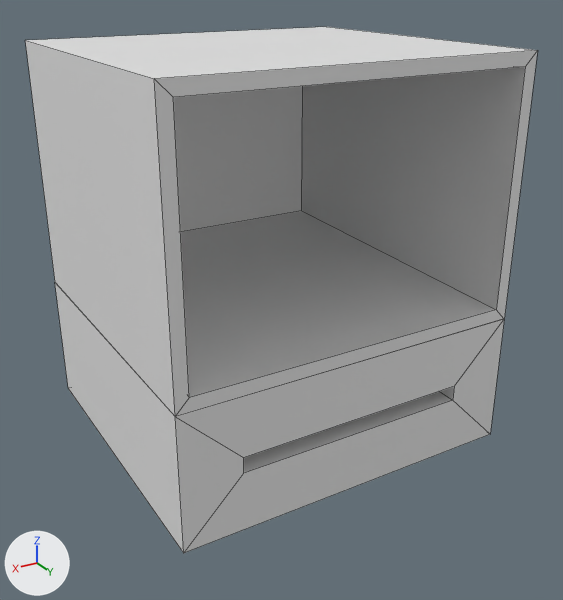
The Blender file Assets/Resources/Assets/3D/proto_printer.blend as it was, and as the next commit left it.
Camera for both pictures: a 50 mm lens placed at (5.87, 13.06, 10.23), pointed at (-3.26, -2.15, 2.62). The lights are fixed; the arrows at lower left show +X, +Y and +Z. The picture after the commit comes second. Mesh edges are drawn as thin lines.
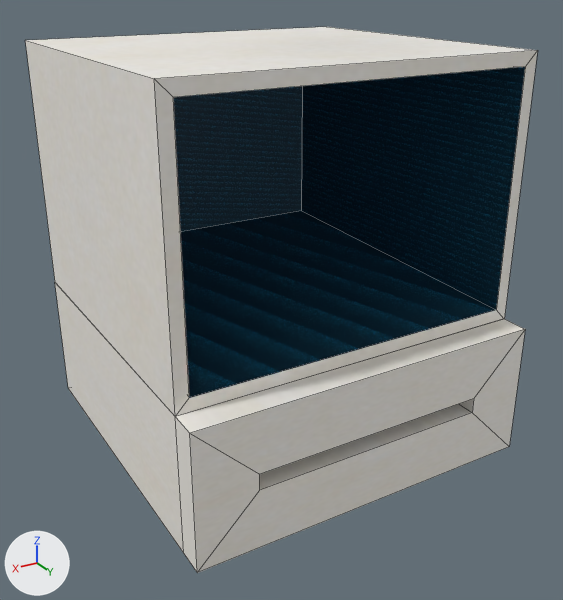
Where the newer file only moved an object's origin or applied its transform, the numbers keep the older frame.

Patch to the scene script:
```diff
--- a/Assets/Resources/Assets/3D/proto_printer.blend.py
+++ b/Assets/Resources/Assets/3D/proto_printer.blend.py
@@ img_9926_diffuse_jpg @@
+img_9926_diffuse_jpg = load_image('9926-diffuse.jpg', 'Materials/9926-diffuse.jpg', 512, 512, 'sRGB')
@@ img_images_jpg_001 @@
+img_images_jpg_001 = load_image('images.jpg.001', 'Materials/images.jpg', 740, 370, 'sRGB')
@@ mat_base_001 @@
+mat_base_001 = principled_material('Base.001')
+mat_base_001.texture = img_9926_diffuse_jpg
@@ mat_base @@
+mat_base = principled_material('Base')
+mat_base.texture = img_9926_diffuse_jpg
@@ mat_inside @@
+mat_inside = bpy.data.materials.new('Inside')
+# uses the picture img_images_jpg_001
@@ me_cube_001 @@
 me_cube_001.from_pydata(...)  # 20 vertices, 18 faces; spans x -7.71..1.0, y -7.01..1.0, z 1.22..7.49
 # used by ob_cube; location = (0.0, 0.0, 1.08)
+# me_cube_001 part 1: 6 of the faces centred in x -7.71..-3.35, y 1.0, z 1.22..7.49 switch from no material to mat_base (picture img_9926_diffuse_jpg)
+# me_cube_001 part 2: 4 of the faces centred in x -7.71..-3.35, y -7.01..-3.0, z 1.22..7.49 switch from no material to mat_base (picture img_9926_diffuse_jpg)
+# me_cube_001 part 3: 2 of the faces centred in x 0.84..1.0, y 1.0, z 4.35 switch from no material to mat_base (picture img_9926_diffuse_jpg)
+# me_cube_001 part 4: 1 of the faces centred in x 1.0, y -3.0, z 4.35 switch from no material to mat_base (picture img_9926_diffuse_jpg)
+# me_cube_001 part 5: all 5 faces centred in x -7.14..0.44, y -6.98..-2.99, z 1.78..6.92 switch from no material to mat_inside
@@ me_cube_002 @@
 # used by ob_cube_001; location = (0.0, 0.0, 1.08)
 # verts and faces of me_cube_002; kept vertices keep their numbers, new ones are numbered from 20
 # before: 12 (-7.71, 1.0, 1.22) at pixel (504, 318), 13 (-7.71, 1.0, -2.08) at pixel (490, 434), 14 (1.0, 1.0, -2.08) at pixel (183, 553), 15 (1.0, 1.0, 1.22) at pixel (175, 416), 16 (-6.25, 1.0, -0.23) at pixel (454, 386)
 # before: 17 (-6.25, 1.0, -0.62) at pixel (452, 400), 18 (-0.46, 1.0, -0.62) at pixel (243, 473), 19 (-0.46, 1.0, -0.23) at pixel (243, 457)
-me_cube_002.from_pydata(...)  # 20 vertices, 18 faces; spans x -7.71..1.01, y -7.01..1.0, z -2.08..1.23
+me_cube_002.from_pydata(...)  # 28 vertices, 26 faces; spans x -7.71..1.01, y -7.01..1.67, z -2.08..1.23
+# me_cube_002 part 6
+delete_faces([(12, 16, 17, 13), (13, 17, 18, 14), (12, 15, 19, 16), (14, 18, 19, 15)])
+for new, old in zip([*range(20, 28)], [*range(12, 20)]): verts[new] = verts[old] + (0.0, 0.67, 0.0)
+faces += [(17, 18, 26, 25), (12, 20, 21, 13), (18, 19, 27, 26), (12, 15, 23, 20), (20, 24, 25, 21), (21, 25, 26, 22)]
+faces += [(20, 23, 27, 24), (22, 26, 27, 23), (14, 22, 23, 15), (13, 21, 22, 14), (16, 24, 27, 19), (16, 17, 25, 24)]
+# me_cube_002 part 7: 14 faces spanning x -7.71..1.01, y -7.01..1.0, z -2.08..1.23 switch from no material to mat_base_001 (picture img_9926_diffuse_jpg)
```

Location of each change, (x1, y1, x2, y2) in pixels of the pictures (563 x 600 px):
'Cube.001', reshaped (7% taller)
    before: (55, 283, 504, 553)
    after: (55, 283, 525, 573)
part 1 of me_cube_001, recoloured
    both: (154, 52, 531, 416)
part 2 of me_cube_001, recoloured
    both: (26, 27, 518, 78)
part 3 of me_cube_001, recoloured
    both: (154, 79, 189, 416)
part 4 of me_cube_001, edited (looks the same)
    both: (25, 40, 175, 416)
part 5 of me_cube_001, recoloured (white to black)
    both: (173, 67, 525, 398)
part 6 of me_cube_002, built on
    before: (175, 319, 504, 553)
    after: (175, 319, 525, 573)
part 7 of me_cube_002, edited (looks the same)
    both: (55, 283, 184, 553)
